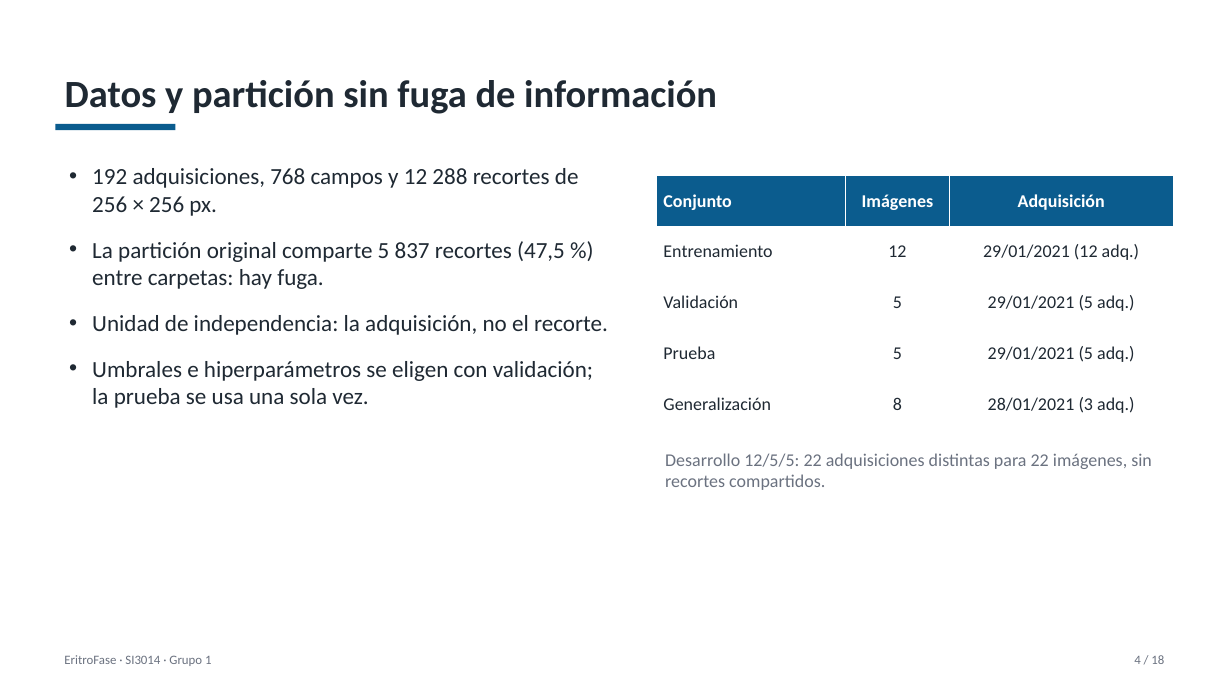
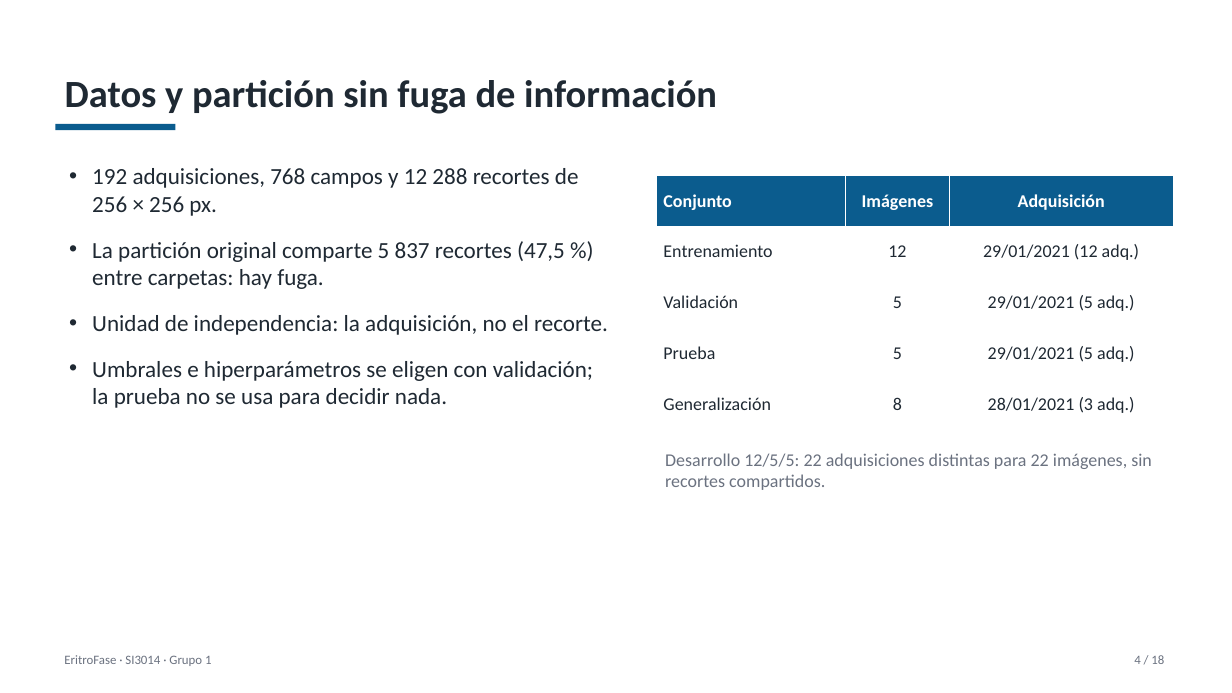
Before and after one commit to Jjes07/DeepLearning-Final, a slide deck: slide 4 of entregables/EritroFase_Sustentacion.pptx. Drawn at 1232x693 pixels with LibreOffice and Linux fonts; fonts in the diff are those of the drawing. Boxes give left, top, right and bottom in pixels: in the first picture for what was removed or moved away, otherwise in the second. Text is boxed around its words. In the diff, an @@ line names an element or a change of style, - is before the commit and + after.

Commit message:
docs: precisar el uso del conjunto de prueba en la presentación (#8)

```diff
--- a/entregables/EritroFase_Sustentacion.pptx
+++ b/entregables/EritroFase_Sustentacion.pptx
@@ text at [92, 361, 593, 408]: text changed @@
-• Umbrales e hiperparámetros se eligen con validación; la prueba se usa una sola vez.
+• Umbrales e hiperparámetros se eligen con validación; la prueba no se usa para decidir nada.
```
Also in this commit, not shown: 1 other file.
